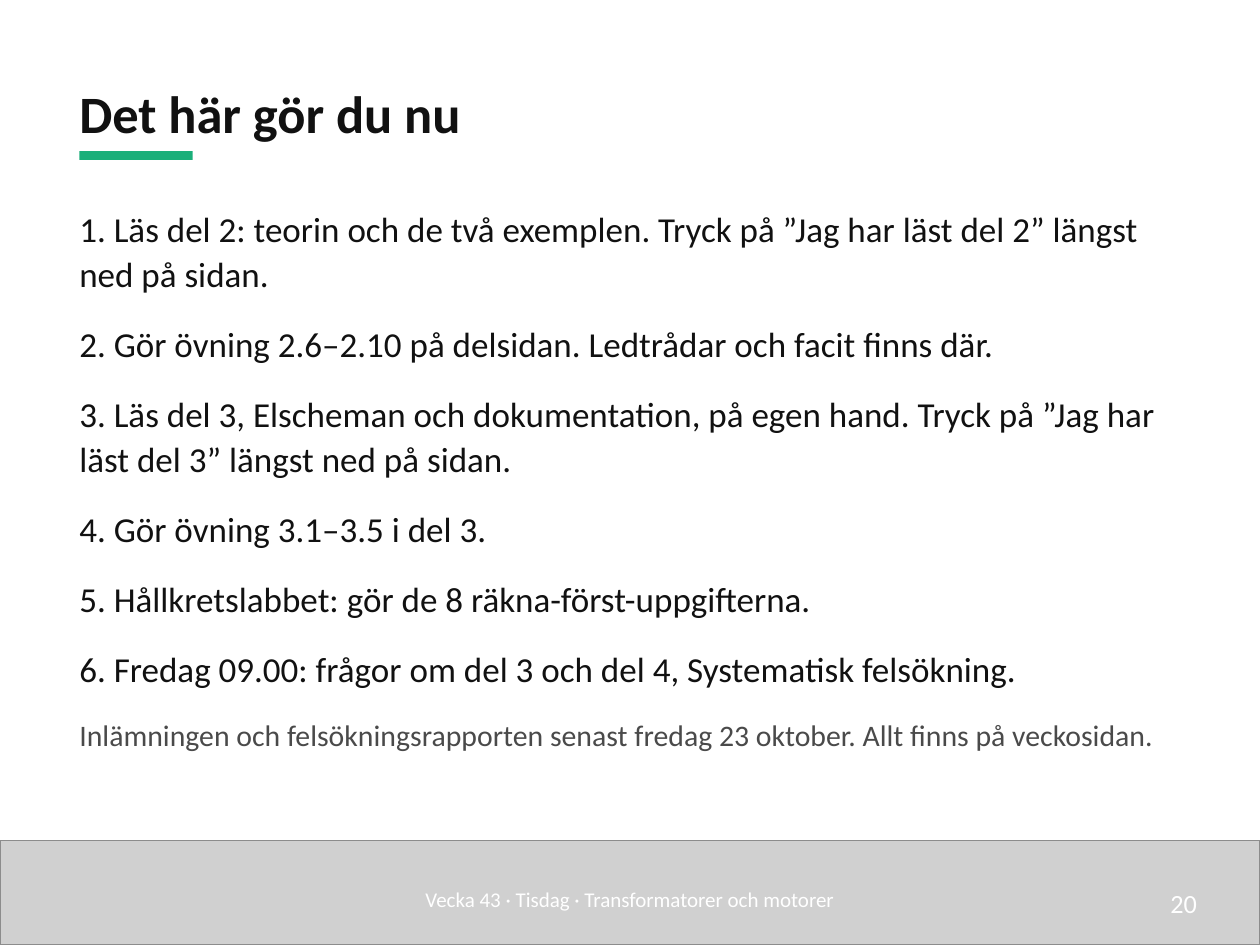
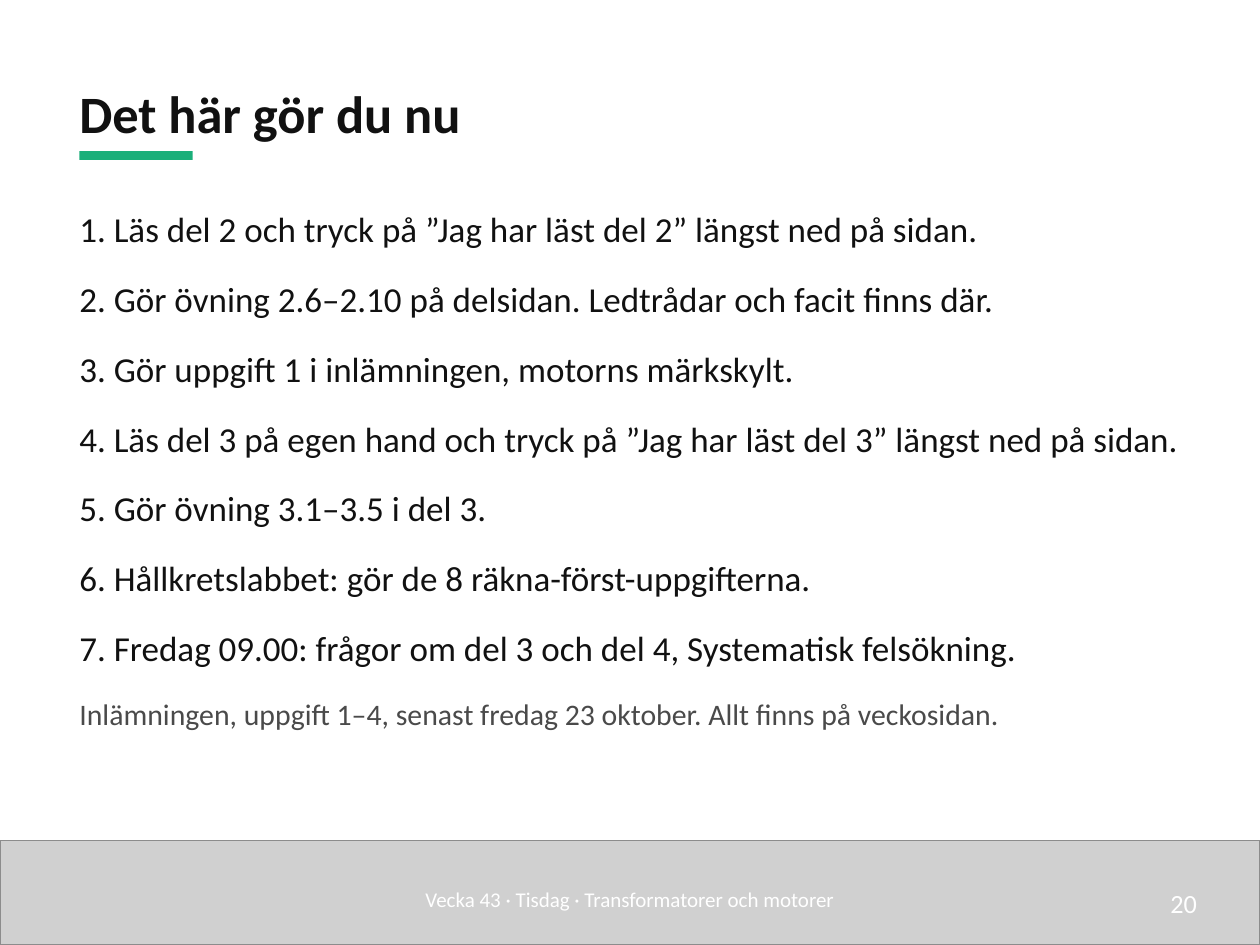
Before and after one commit to nj22az/nj22az.github.io, a slide deck: slide 20 of sjoskolan/vecka-43/aktuell/v43_02_Transformatorer_och_motorer_elev.pptx. Drawn at 1260x945 pixels with LibreOffice and Linux fonts; fonts in the diff are those of the drawing; grey boxes stand for pictures. Boxes give left, top, right and bottom in pixels: in the first picture for what was removed or moved away, otherwise in the second. Text is boxed around its words. In the diff, an @@ line names an element or a change of style, - is before the commit and + after.

```diff
--- a/sjoskolan/vecka-43/aktuell/v43_02_Transformatorer_och_motorer_elev.pptx
+++ b/sjoskolan/vecka-43/aktuell/v43_02_Transformatorer_och_motorer_elev.pptx
@@ text at bbox=[79, 217, 977, 248]: text changed @@
-1. Läs del 2: teorin och de två exemplen. Tryck på ”Jag har läst del 2” längst ned på sidan.
+1. Läs del 2 och tryck på ”Jag har läst del 2” längst ned på sidan.
@@ text at bbox=[79, 357, 1177, 730]: text changed @@
-3. Läs del 3, Elscheman och dokumentation, på egen hand. Tryck på ”Jag har läst del 3” längst ned på sidan.
-4. Gör övning 3.1–3.5 i del 3.
-5. Hållkretslabbet: gör de 8 räkna-först-uppgifterna.
-6. Fredag 09.00: frågor om del 3 och del 4, Systematisk felsökning.
-Inlämningen och felsökningsrapporten senast fredag 23 oktober. Allt finns på veckosidan.
+3. Gör uppgift 1 i inlämningen, motorns märkskylt.
+4. Läs del 3 på egen hand och tryck på ”Jag har läst del 3” längst ned på sidan.
+5. Gör övning 3.1–3.5 i del 3.
+6. Hållkretslabbet: gör de 8 räkna-först-uppgifterna.
+7. Fredag 09.00: frågor om del 3 och del 4, Systematisk felsökning.
+Inlämningen, uppgift 1–4, senast fredag 23 oktober. Allt finns på veckosidan.
```
Also in this commit, not shown: 2 other slides changed, 36 other files.
